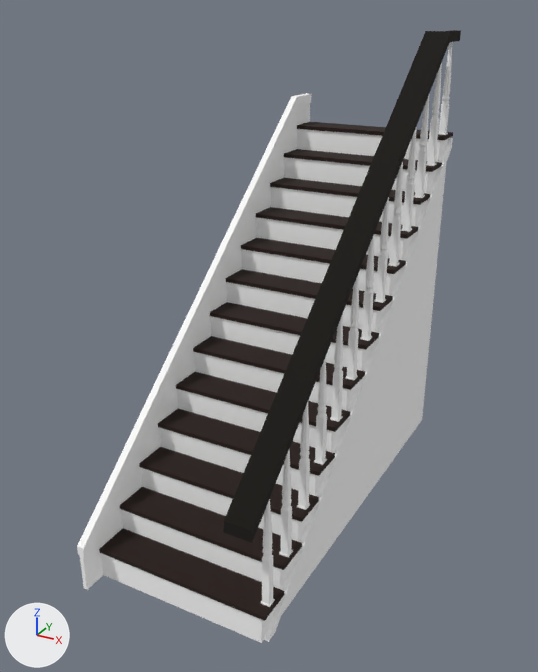
One commit to the glTF model public/assets/StairsModern.glb: the scene before it, then after it.
Camera for both pictures: a 50 mm camera at (9.75, -13.04, 14.92) aimed at (-0.15, 4.96, 5.92). Arrows for +X, +Y and +Z are at lower left; the lights stay in place. Vertices at the same position are counted once.

Objects in the first picture: 'Node'.
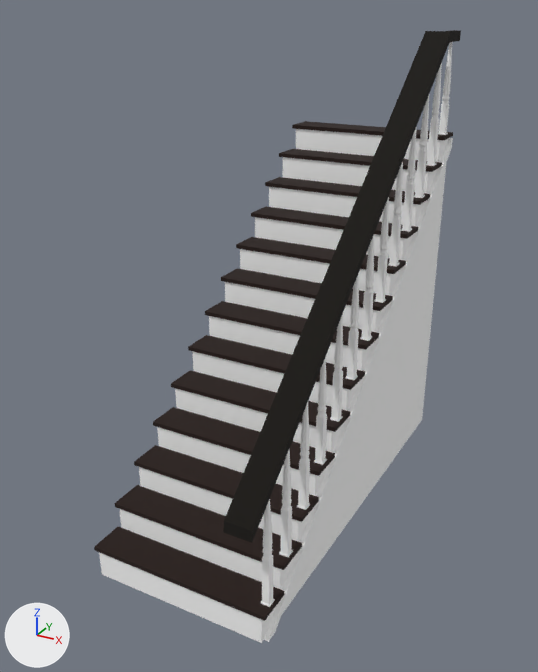
Location of each change, (x1, y1, x2, y2) in pixels of the pictures (538 x 672 px):
'Node', reshaped
    before: (77, 30, 461, 643)
    after: (94, 30, 461, 643)
part 1 of me_node_mesh, deleted
    before: (77, 93, 312, 590)

The change, as a diff of the scene's bpy script:
```diff
--- a/public/assets/StairsModern.glb.py
+++ b/public/assets/StairsModern.glb.py
@@ me_node_mesh @@
 me_node_mesh.from_pydata(...)  # 1737 vertices, 3228 faces; spans x -2.77..2.78, y -1.19..12.5, z 0.0..14.28
 # used by ob_node; location = (0.0, 0.0, 0.0)
+# me_node_mesh part 1: the loose piece of 30 vertices spanning x -2.76..-2.53, y -1.19..12.49, z 0.0..12.1 is deleted
 me_node_mesh.materials.append(mat_lambert6sg)
```
